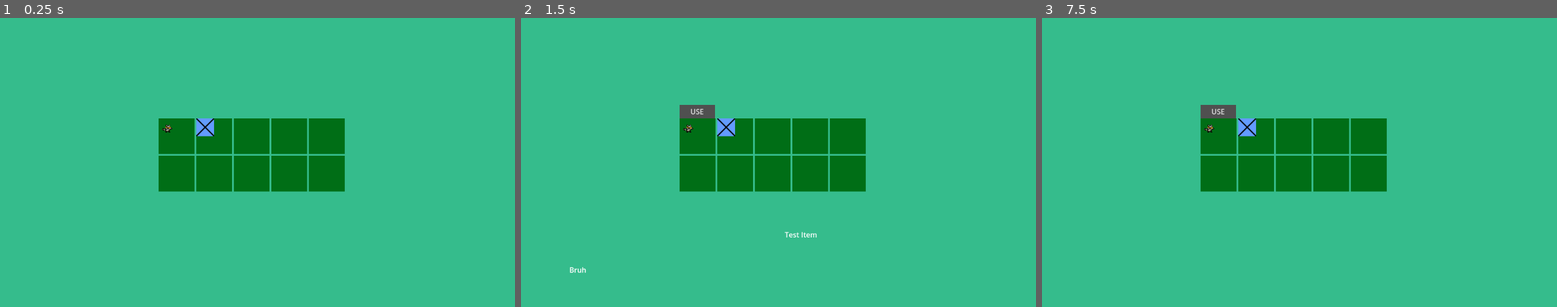
Above: before the commit, frames 1-3 (left to right).
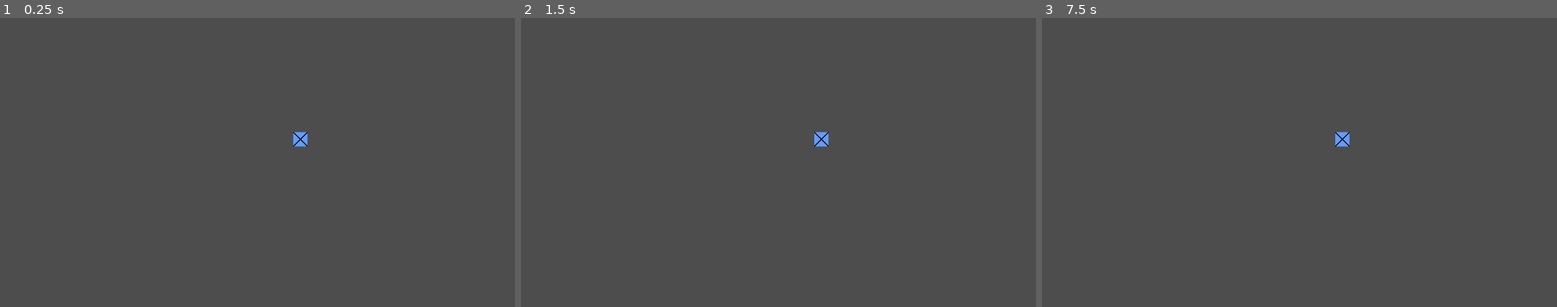
Above: after the commit, the same moments.

Repository: Xirogg/2D-PointandClick
Game: Godot game, scene res://Scenes/Characters/player.tscn
Same seed, same stepped clock (60 frames per second), same inputs: the game is played once before the commit and once after it.
Inputs (mouse positions are in pixels of both pictures, inside the frame that each line leads up to):
- Up to frame 1 (0.25 s): no input
- Up to frame 2 (1.5 s): click (696, 136) at 0.52 s; click (696, 136) at 1.27 s
- Up to frame 3 (7.5 s): click (1217, 136) at 2.02 s; tap Enter at 2.75, 4.25, 5.75 s; move the mouse to (1412, 148) at 2.77 s; click (1412, 148) at 2.92 s; tap Space at 3.5, 5, 6.5 s; drag from (1196, 176) to (1273, 220) at 3.52 s; move the mouse to (1351, 98) at 4.27 s; click (1351, 98) at 4.42 s; drag from (1273, 220) to (1145, 119) at 5.02 s; move the mouse to (1454, 205) at 5.77 s; click (1454, 205) at 5.92 s; drag from (1145, 119) to (1222, 90) at 6.52 s; move the mouse to (1325, 162) at 7.27 s; click (1325, 162) at 7.42 s

The runs differ from the first frame. In frame 1, 100% of the frame differs, in the area x 0-100%, y 0-100%; in frame 2, 100%; in frame 3, 100%.

Commit message:
Item Scene Fix (hoffentlich ganz)
Changed Item Icon

Diff:
--- a/Scenes/Characters/player.tscn
+++ b/Scenes/Characters/player.tscn
@@ -1,12 +1,15 @@
-[gd_scene load_steps=3 format=3 uid="uid://byaqju3fev4ui"]
+[gd_scene load_steps=5 format=3 uid="uid://byaqju3fev4ui"]
 
 [ext_resource type="PackedScene" uid="uid://wmpjjuiim3u7" path="res://Scenes/GUI/Inventory/inventory_ui.tscn" id="1_3etf2"]
 [ext_resource type="Script" uid="uid://bwlhx5k1xw6bv" path="res://Scripts/Characters/player.gd" id="1_40svl"]
+[ext_resource type="PackedScene" uid="uid://b4dxlcoly5yhw" path="res://Scenes/GUI/Inventory/item.tscn" id="3_gy20a"]
+[ext_resource type="Texture2D" uid="uid://ckwn83b5stpea" path="res://Assets/Placeholders/32s32.png" id="4_cqrjx"]
 
 [node name="Player" type="CharacterBody2D"]
 script = ExtResource("1_40svl")
 
 [node name="InventoryLayer" type="CanvasLayer" parent="."]
+visible = false
 
 [node name="ColorRect" type="ColorRect" parent="InventoryLayer"]
 anchors_preset = 15
@@ -22,3 +25,11 @@
 layout_mode = 1
 offset_right = 64.0
 offset_bottom = 65.0
+
+[node name="Item" parent="." instance=ExtResource("3_gy20a")]
+position = Vector2(672, 272)
+gd_name = "12"
+item_name_de = "124"
+item_texture = ExtResource("4_cqrjx")
+item_descrpition_de = "1233"
+item_name_en = "12"
--- a/Scenes/GUI/Inventory/item.tscn
+++ b/Scenes/GUI/Inventory/item.tscn
@@ -13,7 +13,7 @@
 [node name="CollisionShape2D" type="CollisionShape2D" parent="Pickup_Range"]
 shape = SubResource("RectangleShape2D_whdr0")
 
-[node name="Sprite2D" type="Sprite2D" parent="."]
+[node name="Item Icon" type="Sprite2D" parent="."]
 
 [connection signal="mouse_entered" from="Pickup_Range" to="." method="_on_pickup_range_mouse_entered"]
 [connection signal="mouse_exited" from="Pickup_Range" to="." method="_on_pickup_range_mouse_exited"]
--- a/project.godot
+++ b/project.godot
@@ -27,3 +27,21 @@
 "res://Scenes/": "yellow",
 "res://Scripts/": "blue"
 }
+
+[input]
+
+"LMB (Single)"={
+"deadzone": 0.2,
+"events": [Object(InputEventMouseButton,"resource_local_to_scene":false,"resource_name":"","device":-1,"window_id":0,"alt_pressed":false,"shift_pressed":false,"ctrl_pressed":false,"meta_pressed":false,"button_mask":1,"position":Vector2(371, 6),"global_position":Vector2(380, 54),"factor":1.0,"button_index":1,"canceled":false,"pressed":true,"double_click":false,"script":null)
+]
+}
+"RMB (Single) "={
+"deadzone": 0.2,
+"events": [Object(InputEventMouseButton,"resource_local_to_scene":false,"resource_name":"","device":-1,"window_id":0,"alt_pressed":false,"shift_pressed":false,"ctrl_pressed":false,"meta_pressed":false,"button_mask":2,"position":Vector2(257, 7),"global_position":Vector2(266, 55),"factor":1.0,"button_index":2,"canceled":false,"pressed":true,"double_click":false,"script":null)
+]
+}
+"LMB (Double) "={
+"deadzone": 0.2,
+"events": [Object(InputEventMouseButton,"resource_local_to_scene":false,"resource_name":"","device":-1,"window_id":0,"alt_pressed":false,"shift_pressed":false,"ctrl_pressed":false,"meta_pressed":false,"button_mask":1,"position":Vector2(153, 20),"global_position":Vector2(162, 68),"factor":1.0,"button_index":1,"canceled":false,"pressed":true,"double_click":true,"script":null)
+]
+}
